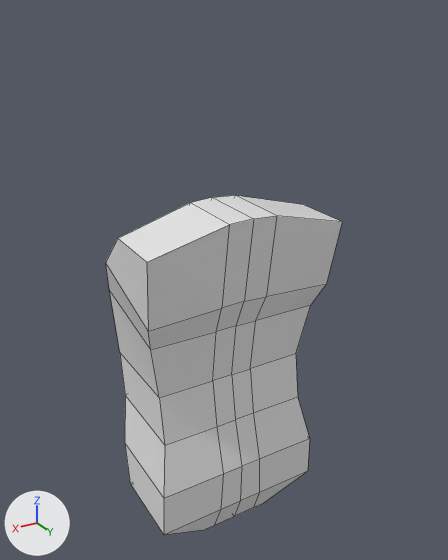
Before and after pictures for a commit that changed the Blender file section_3.blend.
Before and after are seen from a camera (50 mm lens) standing at (0.509, 0.874, 1.798) and looking at (-0.025, -0.016, 1.353). Lighting does not change. The marker at lower left points along +X, +Y and +Z. Mesh edges are drawn as thin lines.
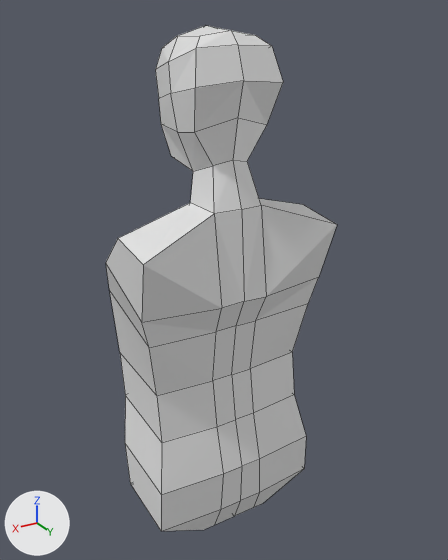
Boxes [x1, y1, x2, y2] around the edits, measured in the pictures (448 x 560 px):
'Cube', reshaped (49% taller): before [106, 195, 342, 534]; after [106, 26, 337, 531]

Diff of the bpy script that builds the scene:
```diff
--- a/section_3.blend.py
+++ b/section_3.blend.py
@@ me_cube @@
 # used by ob_cube; location = (0.0, 0.0, 1.202); scale = (0.161, 0.161, 0.161)
-me_cube.from_pydata(...)  # 48 vertices, 39 faces; spans x 0.0..1.12, y -0.94..0.71, z -2.03..1.92
+me_cube.from_pydata(...)  # 75 vertices, 60 faces; spans x 0.0..1.12, y -0.94..0.63, z -2.03..3.59
+# me_cube part 1
+# 1 face is deleted
+# 3 vertices in x 0.89..1.02, y 0.41..0.56, z -1.68..-0.59 move by (0.0, -0.07, -0.01)
+# 6 vertices move from x 0.0..1.12, y 0.33..0.71, z -0.03..1.9 to x 0.0..1.12, y 0.26..0.63, z -0.03..1.94
+# 27 vertices are added at x 0.0..0.47, y -0.61..0.51, z 2.2..3.59
+# 22 new faces join them
 me_cube.materials.append(mat_material)
```
